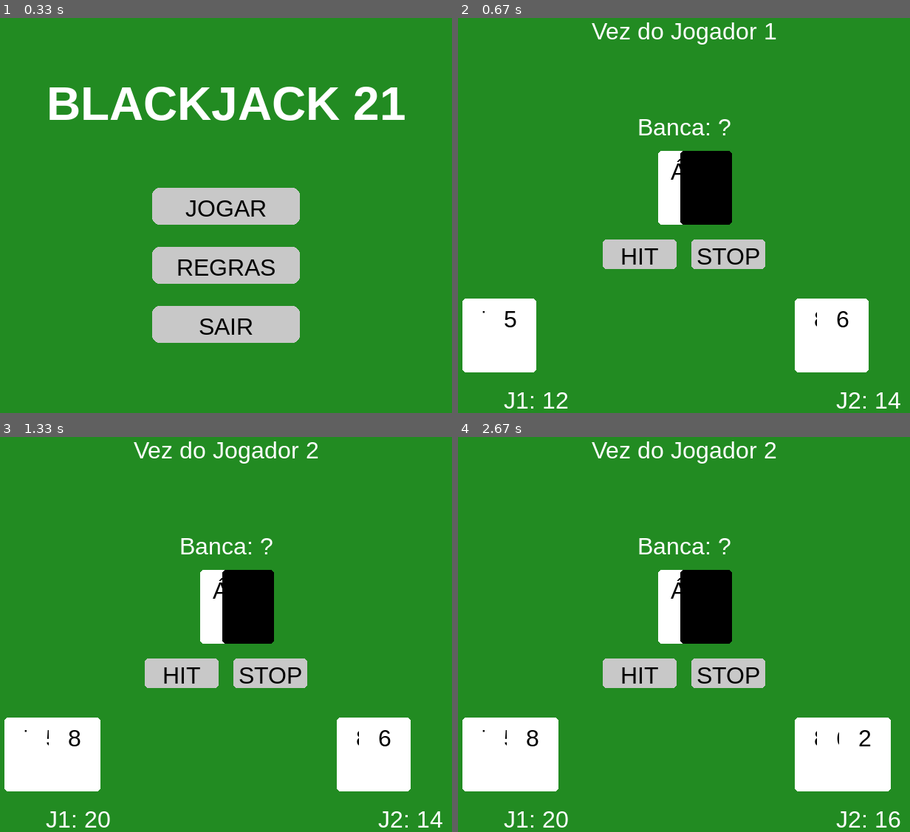
Above: before the commit, frames 1-4 (two rows, left to right).
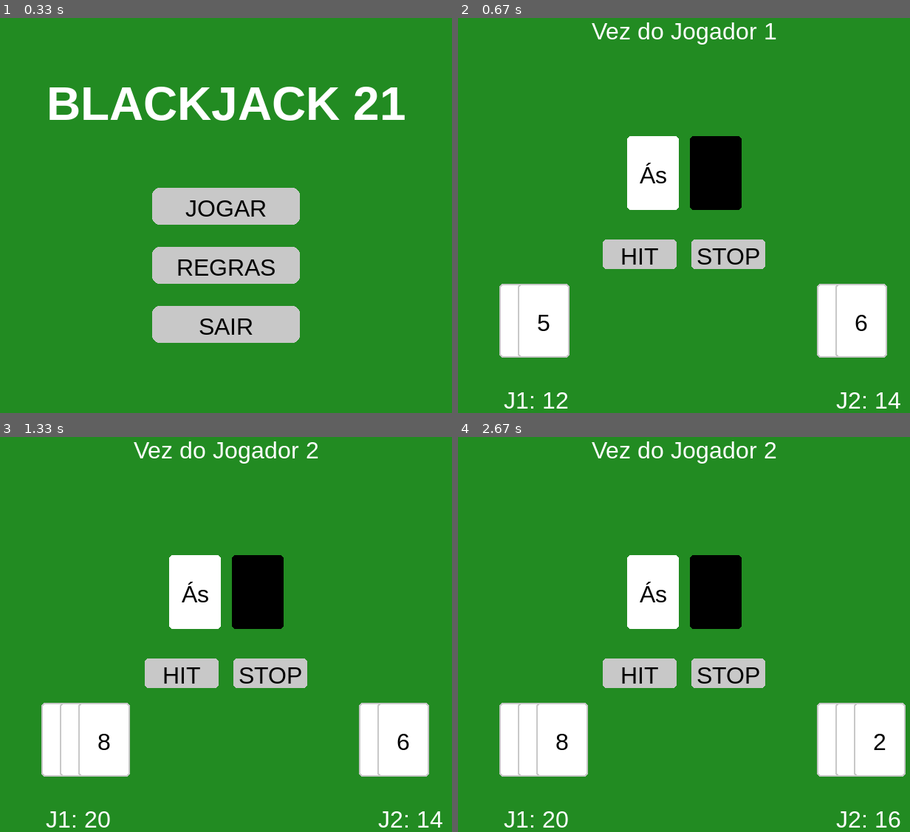
Above: after the commit, the same moments.

Repository: lukacb/Pygame---Blackjack
Game: pygame game, started from main.py
The game is run twice, just before and just after one commit, with the same random seed, the same clock (stepped at 60 frames per second) and the same inputs.
Inputs:
- Up to frame 1 (0.33 s): no input
- Up to frame 2 (0.67 s): click "JOGAR" at 0.38 s
- Up to frame 3 (1.33 s): click "HIT" at 0.72 s; click "STOP" at 1.05 s
- Up to frame 4 (2.67 s): click "HIT" at 2.38 s

Frame 1 is identical in both runs. In frame 2, 10% of the frame differs, in the area x 0-95%, y 25-90%; in frame 3, 10%; in frame 4, 11%, in the area x 0-100%, y 25-90%.

Commit message:
botão voltar nas regras e ajustando as cartas no jogo

Diff:
--- a/main.py
+++ b/main.py
@@ -130,21 +130,29 @@
     while True:
         tela.fill(VERDE_MESA)
         desenhar_texto("REGRAS DO JOGO", fonte_titulo, BRANCO, LARGURA // 2, 50)
+
         regras = [
-            "- J1 e J2 jogam contra a banca.",
-            "- Objetivo: Chegar o mais próximo de 21 sem passar.",
-            "- Ás vale 1 ou 11.",
-            "- Figuras valem 10.",
-            "Bom jogo!"
+            "1. Objetivo: Chegar a 21 ou o mais perto possível.",
+            "2. Se passar de 21, você perde automaticamente.",
+            "3. Ás vale 1 ou 11 pontos.",
+            "4. J, Q e K valem 10 pontos.",
         ]
+
+        # Desenha cada linha da lista de regras
         for i, linha in enumerate(regras):
-            desenhar_texto(linha, fonte_menu, BRANCO, LARGURA // 2, 150 + (i * 40))
+            desenhar_texto(linha, fonte_menu, BRANCO, LARGURA // 2, 180 + i * 45)
+
+        # Botão Voltar
+        botao_voltar = pygame.Rect(LARGURA // 2 - 100, 480, 200, 50)
+        pygame.draw.rect(tela, CINZA, botao_voltar, border_radius=10)
+        desenhar_texto("VOLTAR", fonte_menu, PRETO, botao_voltar.centerx, botao_voltar.y + 10)
 
         for evento in pygame.event.get():
             if evento.type == pygame.QUIT:
                 pygame.quit(); sys.exit()
             if evento.type == pygame.MOUSEBUTTONDOWN:
-                return "MENU"
+                if botao_voltar.collidepoint(evento.pos):
+                    return "MENU"
 
         pygame.display.update()
 
@@ -163,30 +171,41 @@
     while rodando:
         tela.fill(VERDE_MESA)
 
-        # --- DESENHAR CARTAS
-        # Desenha cartas do J1
-        for i, carta in enumerate(mao_j1):
-            rect = pygame.Rect(100 + i*30, 400, 70, 100)
-            pygame.draw.rect(tela, BRANCO, rect, border_radius=5)
-            desenhar_texto(f"{carta.valor_nome}", fonte_menu, PRETO, rect.centerx, rect.y + 10)
-
-        # Desenha cartas do J2
-        for i, carta in enumerate(mao_j2):
-            rect = pygame.Rect(550 + i*30, 400, 70, 100)
-            pygame.draw.rect(tela, BRANCO, rect, border_radius=5)
-            desenhar_texto(f"{carta.valor_nome}", fonte_menu, PRETO, rect.centerx, rect.y + 10)
-
-        # Desenha cartas da Banca
+ # --- DESENHAR CARTAS ---
+        # --- DESENHAR CARTAS DA BANCA (CENTRALIZADO) ---
+        largura_carta = 70
+        espacamento = 15
+        # Cálculo exato da largura do grupo de cartas
+        largura_total_banca = (len(mao_banca) * largura_carta) + ((len(mao_banca) - 1) * espacamento)
+        x_inicial_banca = (LARGURA // 2) - (largura_total_banca // 2)
+
         for i, carta in enumerate(mao_banca):
-            rect = pygame.Rect(LARGURA//2 - 35 + i*30, 200, 70, 100)
-            # Esconde a segunda carta da banca se não for o turno dela
+            rect = pygame.Rect(x_inicial_banca + i * (largura_carta + espacamento), 180, largura_carta, 100)
+
+            # Lógica da carta escondida: i == 1 é a segunda carta
             if i == 1 and turno < 2:
                 pygame.draw.rect(tela, PRETO, rect, border_radius=5)
+                # Não desenhamos texto aqui, por isso não aparece o "número fantasma"
             else:
                 pygame.draw.rect(tela, BRANCO, rect, border_radius=5)
-                desenhar_texto(f"{carta.valor_nome}", fonte_menu, PRETO, rect.centerx, rect.y + 10)
-
-        # --- TEXTOS E PONTOS ---
+                desenhar_texto(f"{carta.valor_nome}", fonte_menu, PRETO, rect.centerx, rect.y + 35)
+
+        # --- DESENHAR CARTAS JOGADOR 1 (ESQUERDA) ---
+        for i, carta in enumerate(mao_j1):
+            # i * 20 cria um efeito de "leque" (sobreposição leve)
+            rect = pygame.Rect(150 + i * 25, 380, 70, 100)
+            pygame.draw.rect(tela, BRANCO, rect, border_radius=5)
+            pygame.draw.rect(tela, CINZA, rect, 2, border_radius=5) # Borda para separar cartas brancas
+            desenhar_texto(f"{carta.valor_nome}", fonte_menu, PRETO, rect.centerx, rect.y + 35)
+
+        # --- DESENHAR CARTAS JOGADOR 2 (DIREITA) ---
+        for i, carta in enumerate(mao_j2):
+            rect = pygame.Rect(580 + i * 25, 380, 70, 100)
+            pygame.draw.rect(tela, BRANCO, rect, border_radius=5)
+            pygame.draw.rect(tela, CINZA, rect, 2, border_radius=5)
+            desenhar_texto(f"{carta.valor_nome}", fonte_menu, PRETO, rect.centerx, rect.y + 35)
+
+# --- TEXTOS E PONTOS ---
         desenhar_texto(mensagens[turno], fonte_menu, BRANCO, LARGURA // 2, 20)
         ponto_j1 = calcular_pontuacao(mao_j1)
         ponto_j2 = calcular_pontuacao(mao_j2)
@@ -194,8 +213,6 @@
 
         desenhar_texto(f"J1: {ponto_j1}", fonte_menu, BRANCO, 200, 520)
         desenhar_texto(f"J2: {ponto_j2}", fonte_menu, BRANCO, 650, 520)
-        txt_banca = f"Banca: {ponto_banca}" if turno == 2 else "Banca: ?"
-        desenhar_texto(txt_banca, fonte_menu, BRANCO, LARGURA // 2, 150)
 
         # --- BOTÕES ---
         btn_hit = pygame.Rect(LARGURA // 2 - 110, 320, 100, 40)
